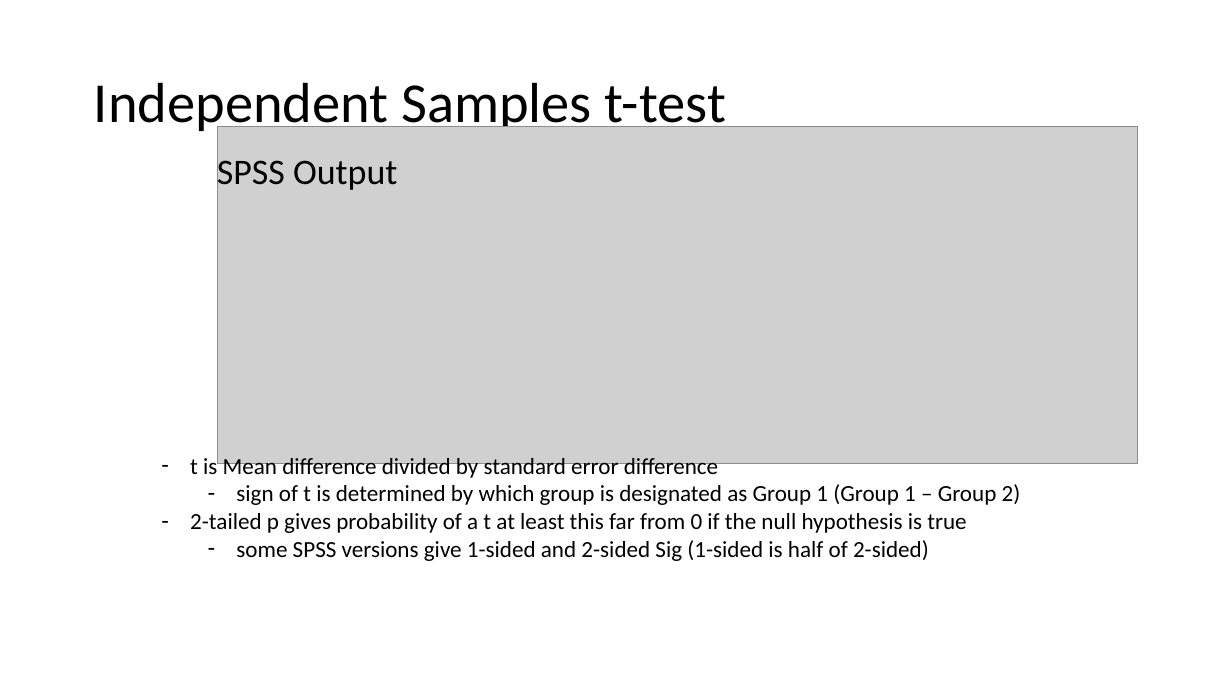
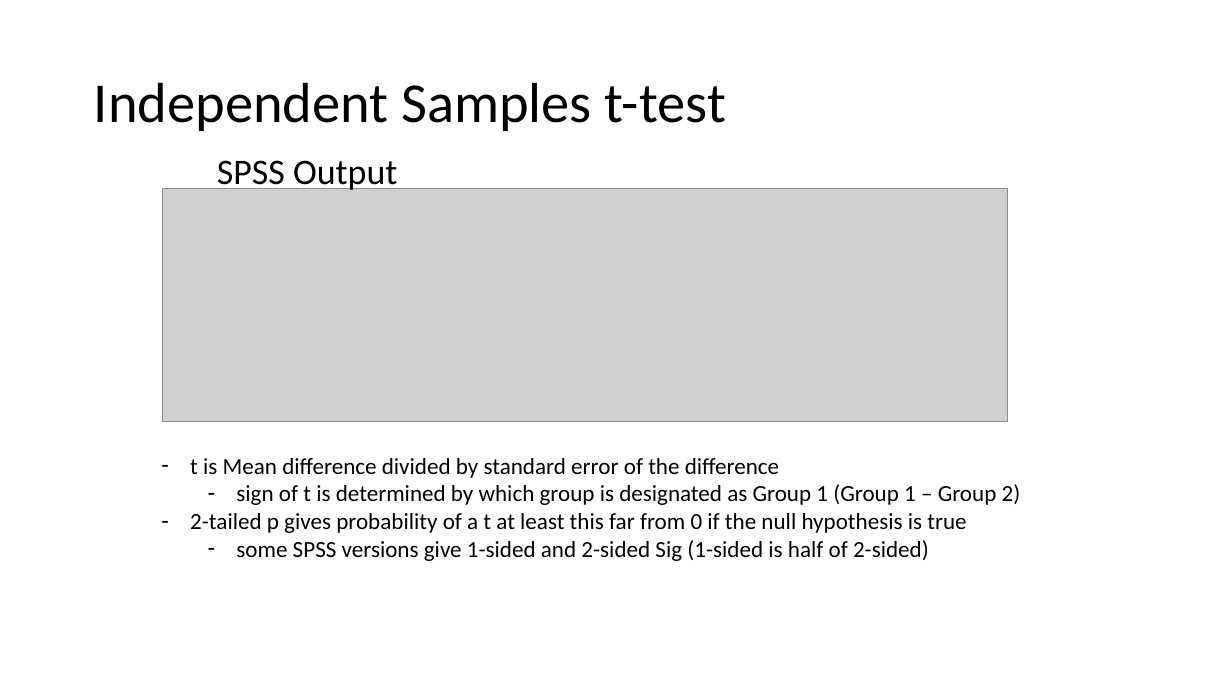
Before and after one commit to scream104/psych596, a slide deck: slide 2 of lecture-slides/lab-activity/Two-group-comparison-output.pptx. Drawn at 1232x693 pixels with LibreOffice and Linux fonts; fonts in the diff are those of the drawing; grey boxes stand for pictures. Boxes give left, top, right and bottom in pixels: in the first picture for what was removed or moved away, otherwise in the second. Text is boxed around its words. In the diff, an @@ line names an element or a change of style, - is before the commit and + after.

```diff
--- a/lecture-slides/lab-activity/Two-group-comparison-output.pptx
+++ b/lecture-slides/lab-activity/Two-group-comparison-output.pptx
@@ picture: place and size @@
-picture at (217, 127, 1138, 464)
+picture at (163, 189, 1007, 421)
@@ text at (190, 458, 779, 478): text changed @@
-– t is Mean difference divided by standard error difference
+– t is Mean difference divided by standard error of the difference
```
Also in this commit, not shown: 3 other slides changed, 4 other files.
